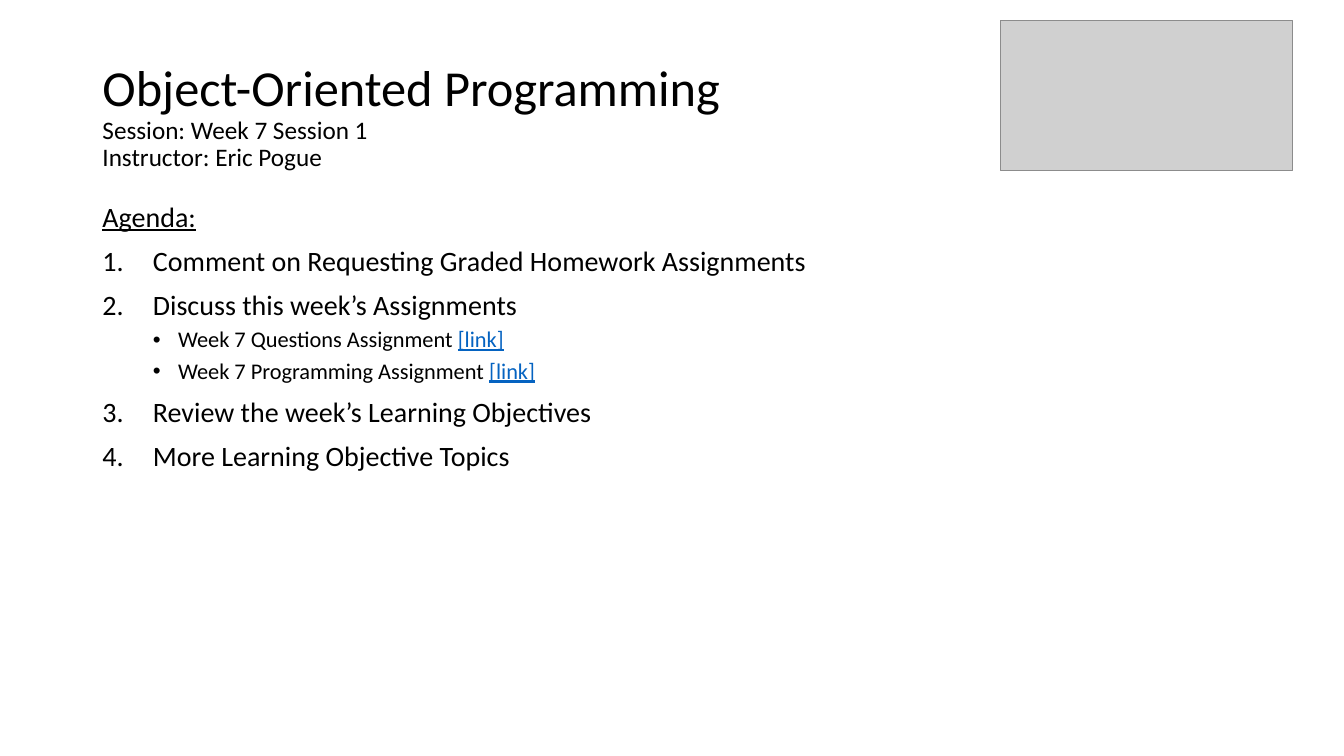
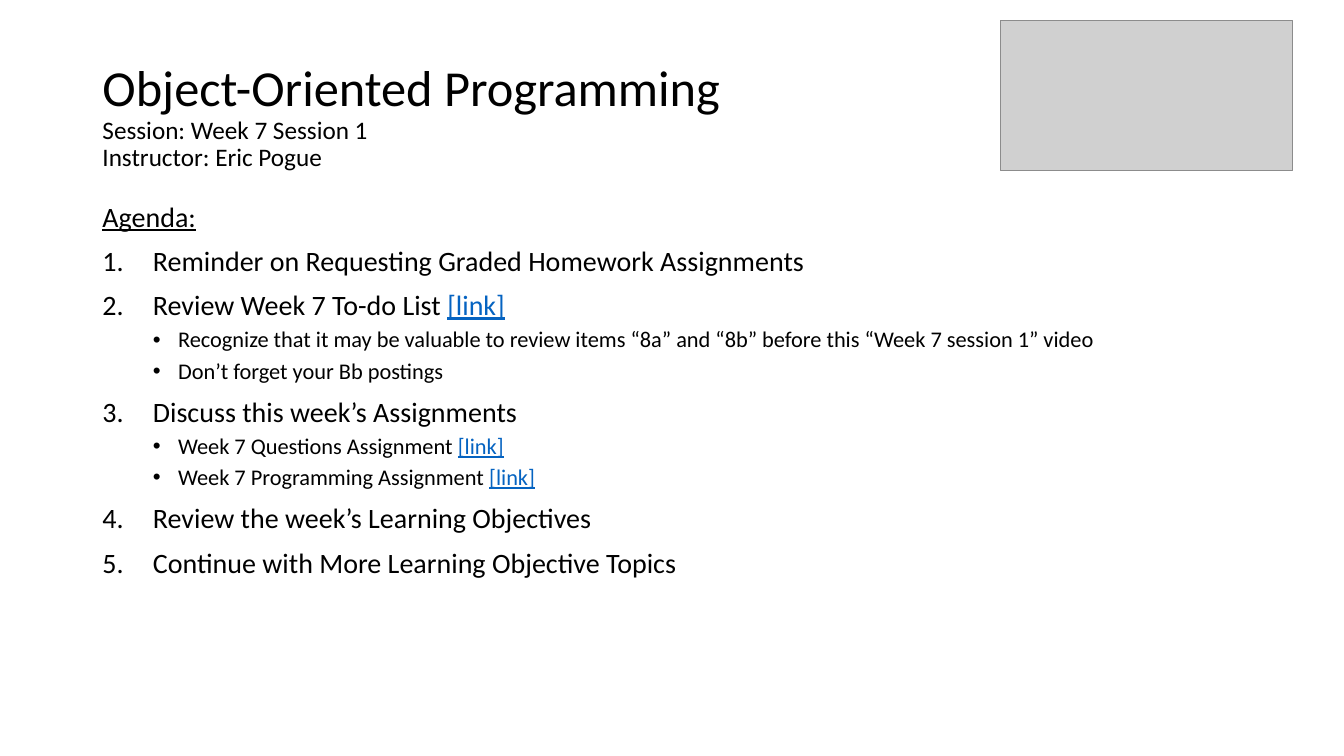
Before and after one commit to EricJPogue/www-epogue-info, a slide deck: slide 24 of CPSC-24500/Week07/2017SpringW07Slides.pptx. Drawn at 1344x756 pixels with LibreOffice and Linux fonts; fonts in the diff are those of the drawing; grey boxes stand for pictures. Boxes give left, top, right and bottom in pixels: in the first picture for what was removed or moved away, otherwise in the second. Text is boxed around its words. In the diff, an @@ line names an element or a change of style, - is before the commit and + after.

```diff
--- a/CPSC-24500/Week07/2017SpringW07Slides.pptx
+++ b/CPSC-24500/Week07/2017SpringW07Slides.pptx
@@ text at bbox=[153, 251, 1093, 383]: text changed; size 20 to 16 pt @@
-1. Comment on Requesting Graded Homework Assignments
+1. Reminder on Requesting Graded Homework Assignments
+2. Review Week 7 To-do List [link]
+  • Recognize that it may be valuable to review items “8a” and “8b” before this “Week 7 session 1” video
+  • Don’t forget your Bb postings
@@ text at bbox=[153, 553, 676, 578]: text changed @@
-4. More Learning Objective Topics
+5. Continue with More Learning Objective Topics
```
Also in this commit, not shown: 4 other slides changed, 2 slides added, 3 other files.
